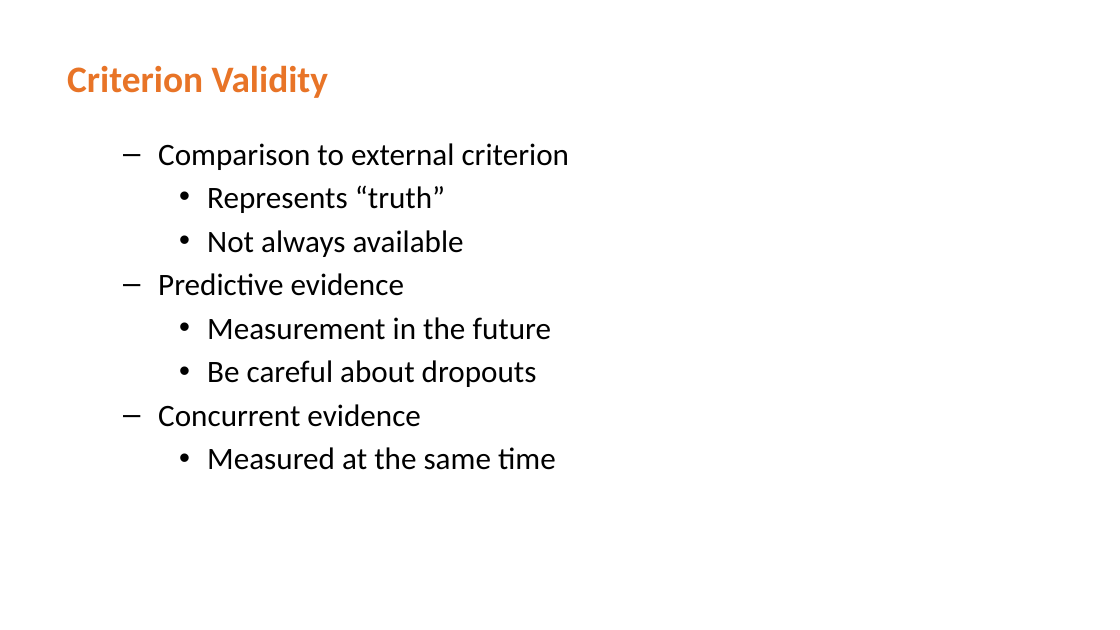
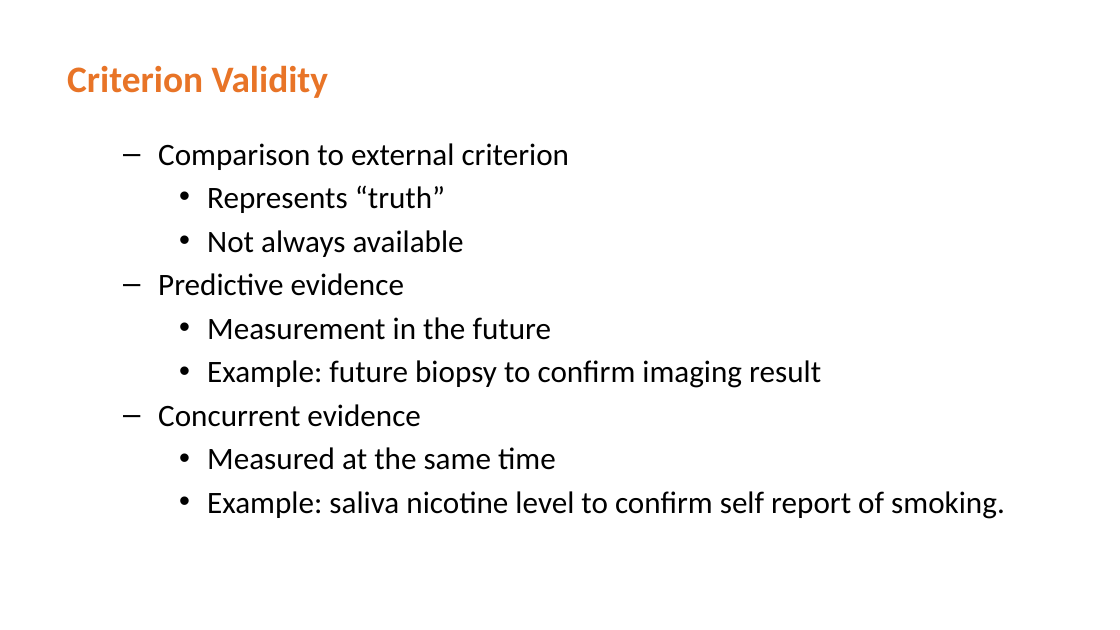
Before and after one commit to pmean/reliability-and-validity, a slide deck: slide 30 of src/Practical Advice for Establishing Reliability and Validity.pptx. Drawn at 1120x630 pixels with LibreOffice and Linux fonts; fonts in the diff are those of the drawing; background and template pictures are left out. Boxes give left, top, right and bottom in pixels: in the first picture for what was removed or moved away, otherwise in the second. Text is boxed around its words. In the diff, an @@ line names an element or a change of style, - is before the commit and + after.

```diff
--- a/src/Practical Advice for Establishing Reliability and Validity.pptx
+++ b/src/Practical Advice for Establishing Reliability and Validity.pptx
@@ text at <box>207,360,821,388</box>: text changed @@
-    • Be careful about dropouts
+    • Example: future biopsy to confirm imaging result
@@ text at <box>207,491,1005,519</box>: paragraph added @@
+    • Example: saliva nicotine level to confirm self report of smoking.
```
Also in this commit, not shown: 1 other slide changed, 1 other file.
